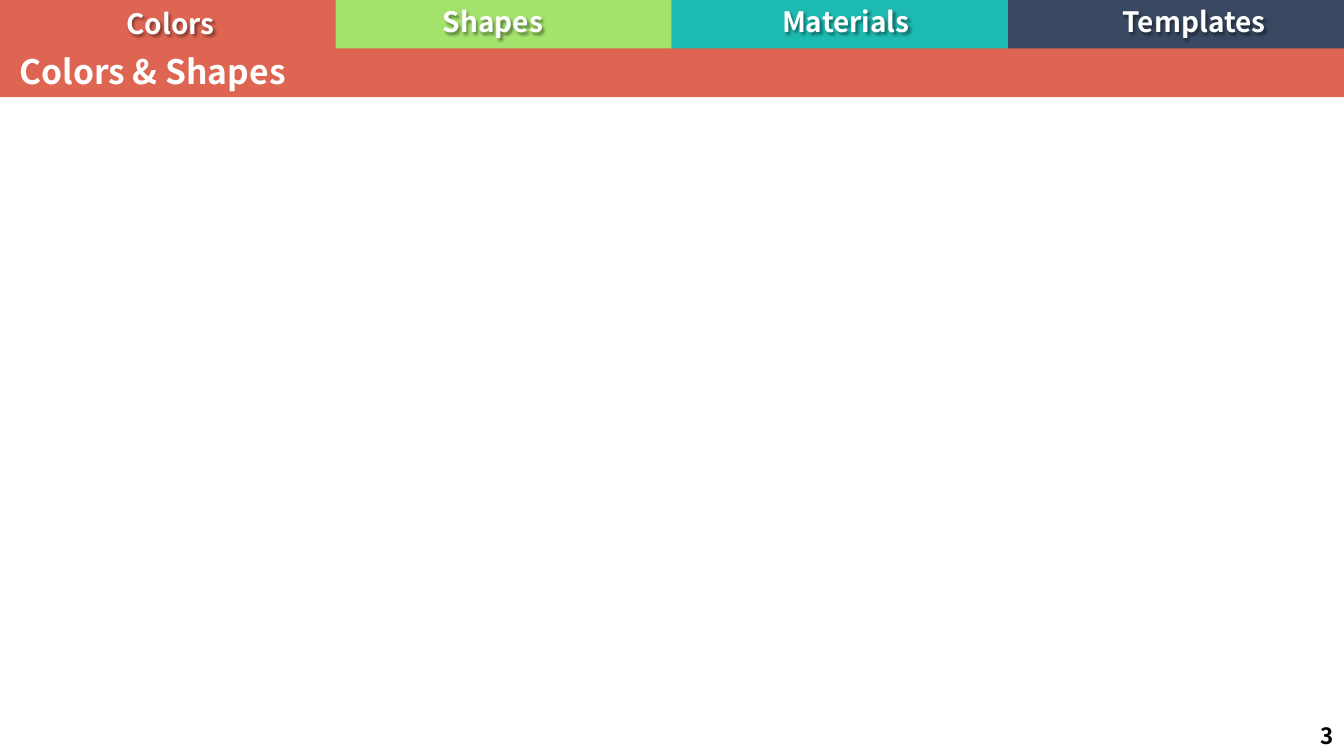
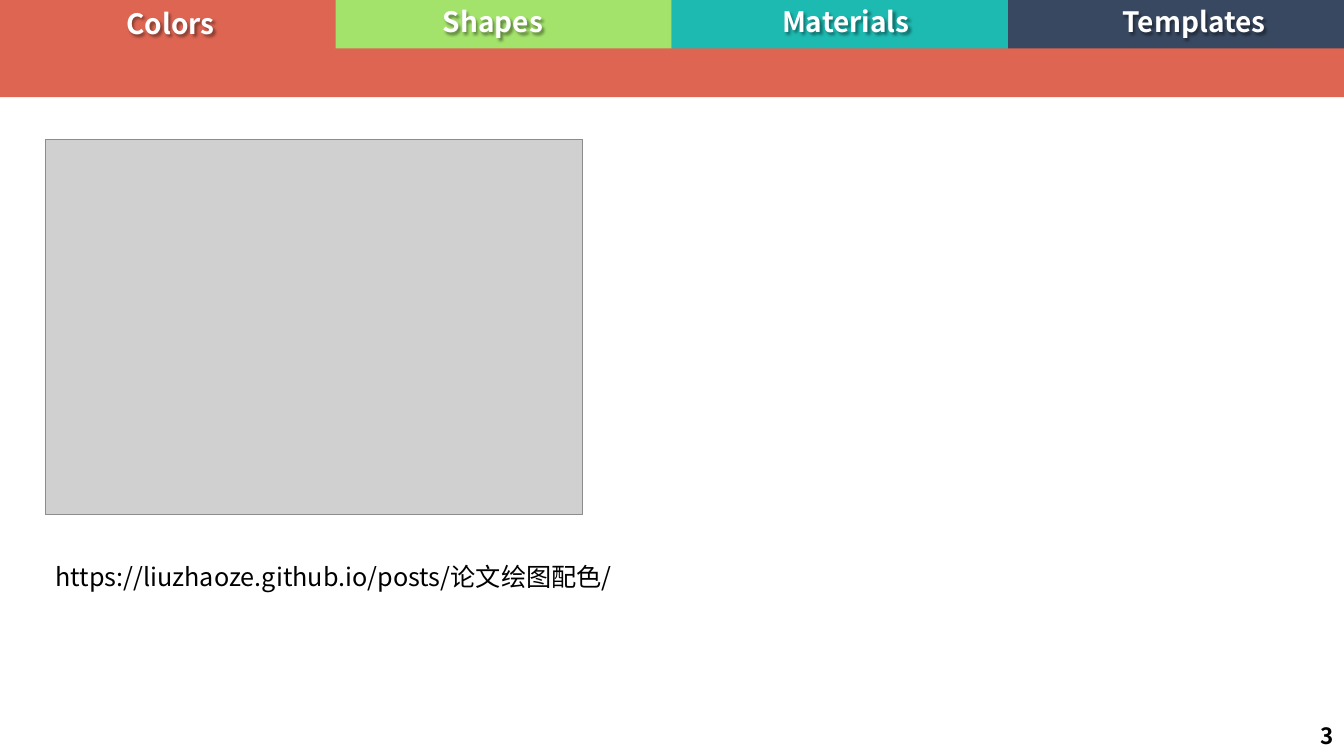
Before and after one commit to ResearchChips/MindMap, a slide deck: slide 3 of zhli/PPT/FrameworkTemplates.pptx. Drawn at 1344x756 pixels with LibreOffice and Linux fonts; fonts in the diff are those of the drawing; grey boxes stand for pictures. Boxes give left, top, right and bottom in pixels: in the first picture for what was removed or moved away, otherwise in the second. Text is boxed around its words. In the diff, an @@ line names an element or a change of style, - is before the commit and + after.

```diff
--- a/zhli/PPT/FrameworkTemplates.pptx
+++ b/zhli/PPT/FrameworkTemplates.pptx
@@ text removed at bbox=[20, 57, 285, 91] @@
-Colors & Shapes
@@ picture added at bbox=[45, 139, 583, 514] @@
@@ text added at bbox=[56, 564, 612, 592], 18 pt, text #000000 @@
+https://liuzhaoze.github.io/posts/论文绘图配色/
```
Also in this commit, not shown: 6 other files.
